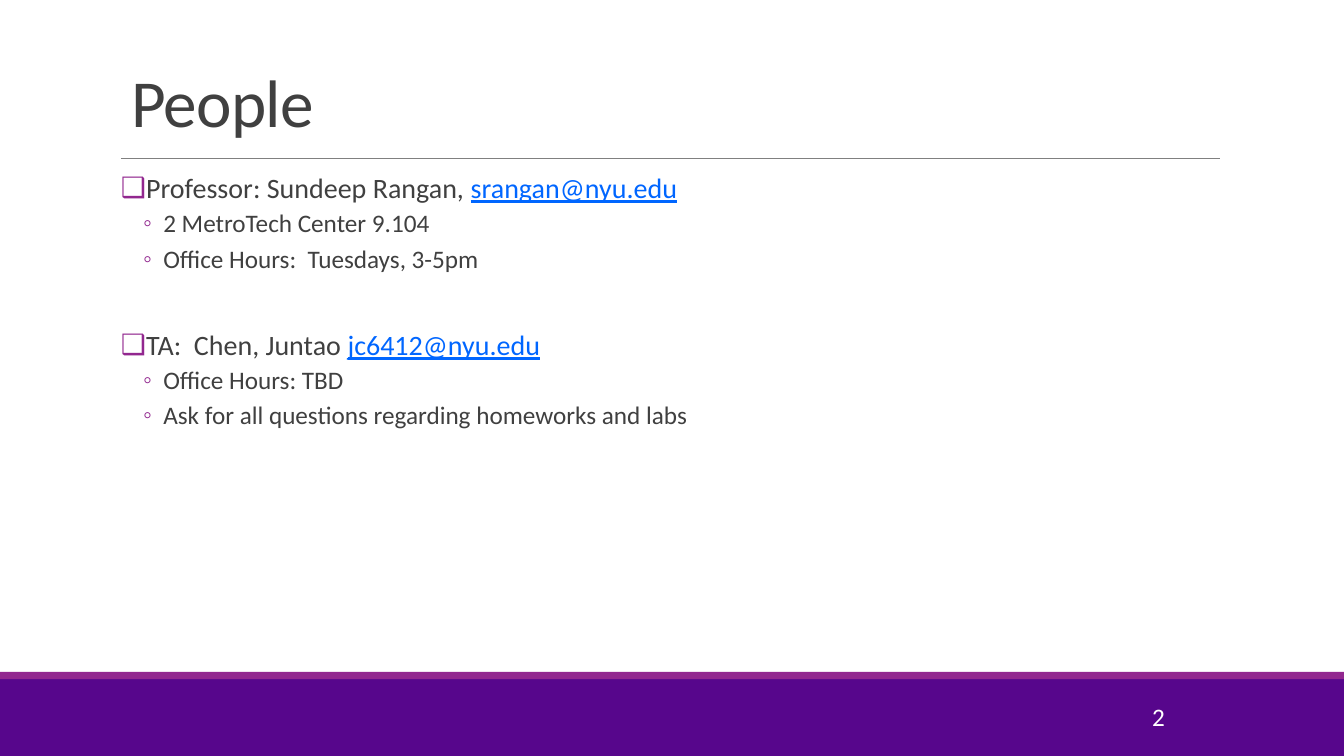
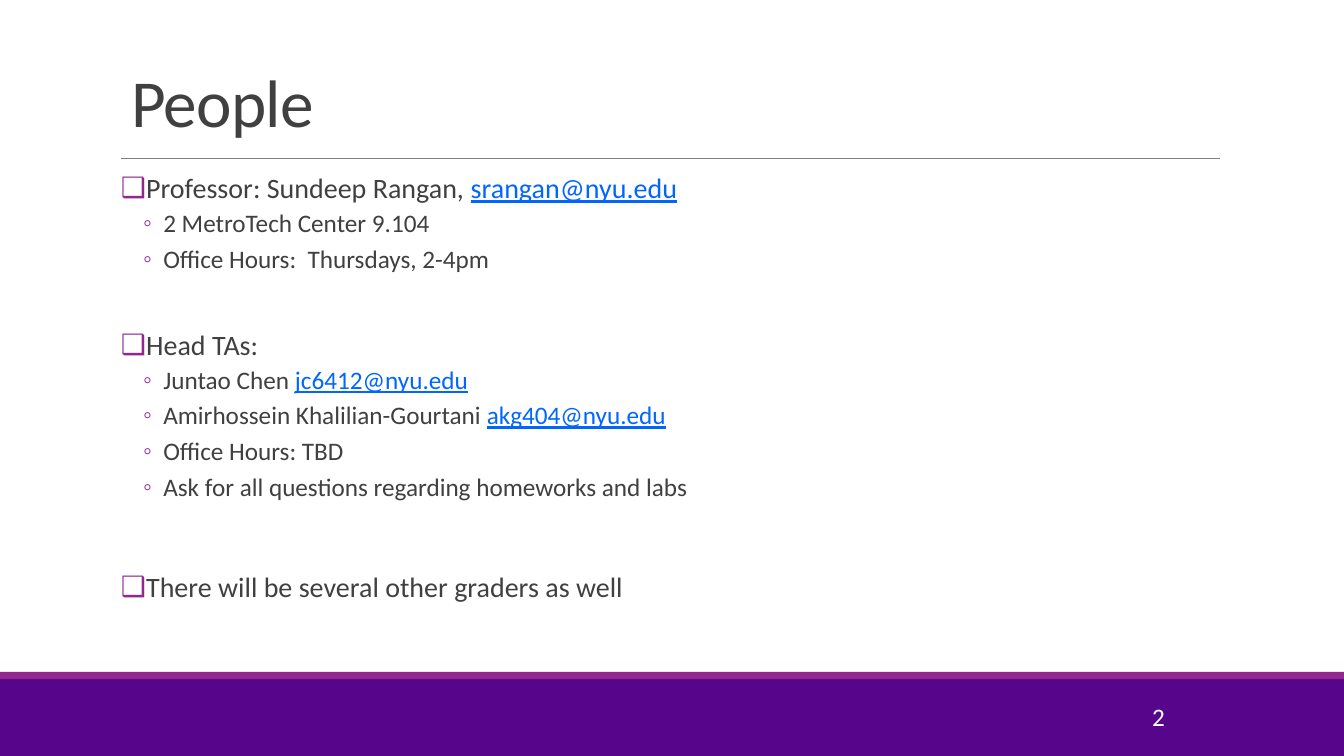
Before and after one commit to joshzzl/introml, a slide deck: slide 2 of lectures/CourseAdmin.pptx. Drawn at 1344x756 pixels with LibreOffice and Linux fonts; fonts in the diff are those of the drawing; background and template pictures are left out. Boxes give left, top, right and bottom in pixels: in the first picture for what was removed or moved away, otherwise in the second. Text is boxed around its words. In the diff, an @@ line names an element or a change of style, - is before the commit and + after.

```diff
--- a/lectures/CourseAdmin.pptx
+++ b/lectures/CourseAdmin.pptx
@@ text at (x1=146, y1=250, x2=666, y2=429): text changed; size 20 to 18 pt @@
-  ◦ Office Hours: Tuesdays, 3-5pm
-❑ TA: Chen, Juntao jc6412@nyu.edu
+  ◦ Office Hours: Thursdays, 2-4pm
+❑ Head TAs:
+  ◦ Juntao Chen jc6412@nyu.edu
+  ◦ Amirhossein Khalilian-Gourtani akg404@nyu.edu
@@ text at (x1=146, y1=577, x2=623, y2=602): paragraph added @@
+❑ There will be several other graders as well
```
Also in this commit, not shown: 4 other slides changed, 3 other files.
